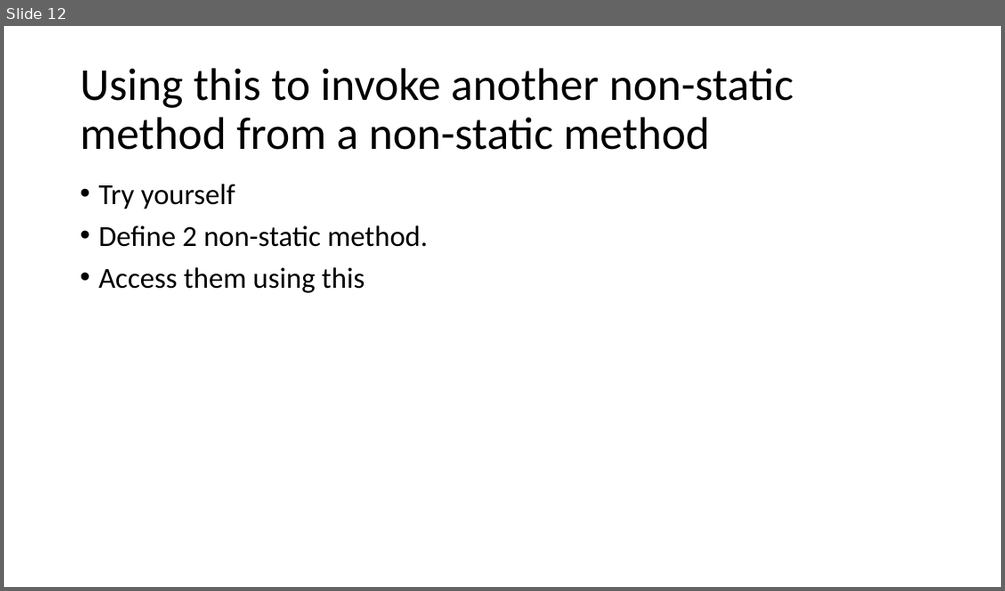
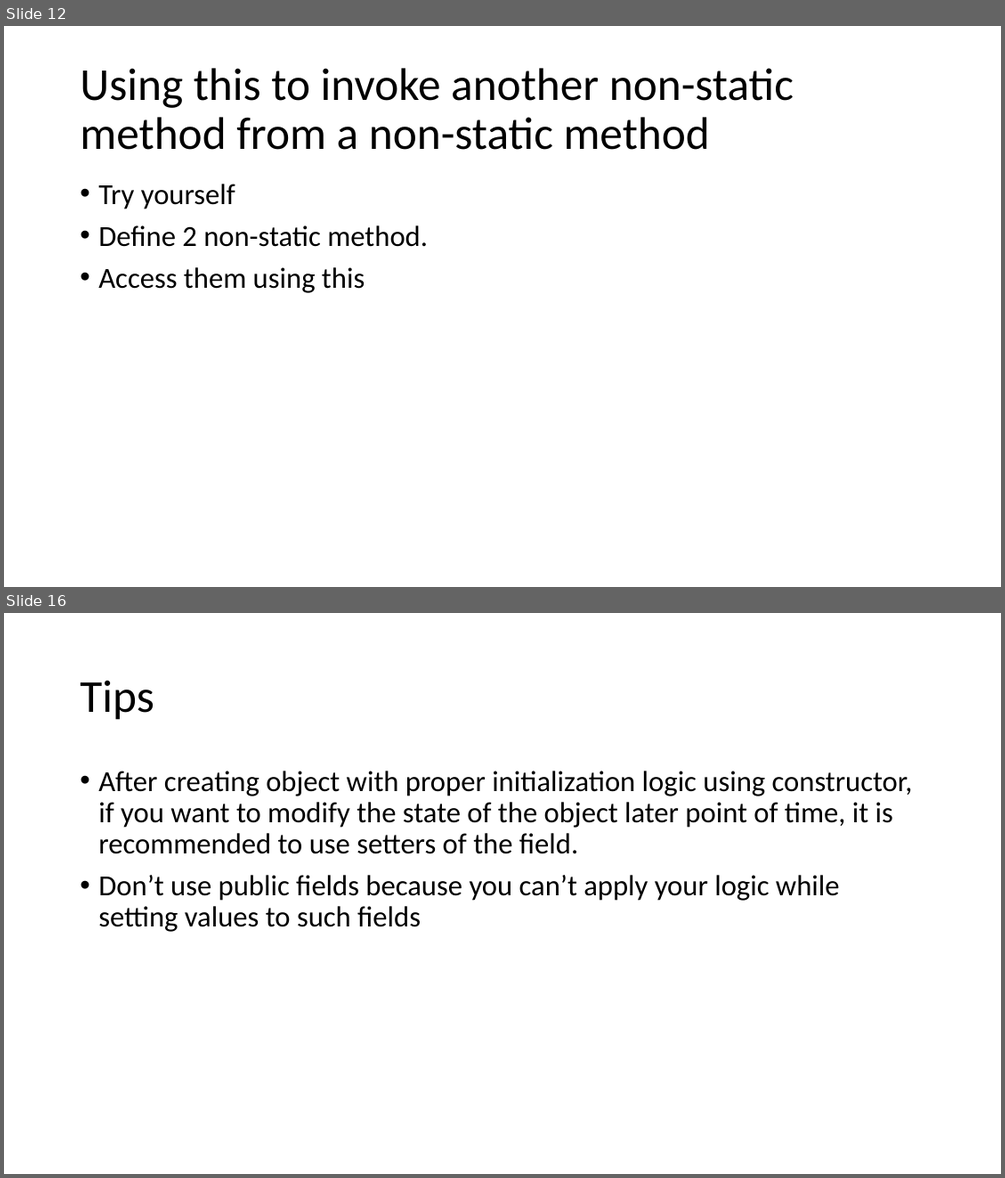
Before and after one commit to umaa-java-sept-2020/documents, a slide deck: constructors.pptx. Shown one above the other, each under a label of ours: slide 12 before the commit, slides 12 and 16 after it; the slides between them are not shown. The pictures are 1005x591 and 1005x1178 pixels, drawn with LibreOffice and Linux fonts; fonts in the diff are those of the drawing. Boxes give left, top, right and bottom in pixels: in the first picture for what was removed or moved away, otherwise in the second. Text is boxed around its words. In the diff, an @@ line names an element or a change of style, - is before the commit and + after.

```diff
--- a/constructors.pptx
+++ b/constructors.pptx
@@ slide 16 added at <box>4,613,1001,1174</box>, background #FFFFFF @@
@@ title added at <box>80,680,154,720</box>, 44 pt, text #000000 @@
+Tips
@@ text added at <box>98,771,913,932</box>, 28 pt, text #000000 @@
+• After creating object with proper initialization logic using constructor, if you want to modify the state of the object later point of time, it is recommended to use setters of the field.
+• Don’t use public fields because you can’t apply your logic while setting values to such fields
```
Also in this commit, not shown: 3 other slides added.
